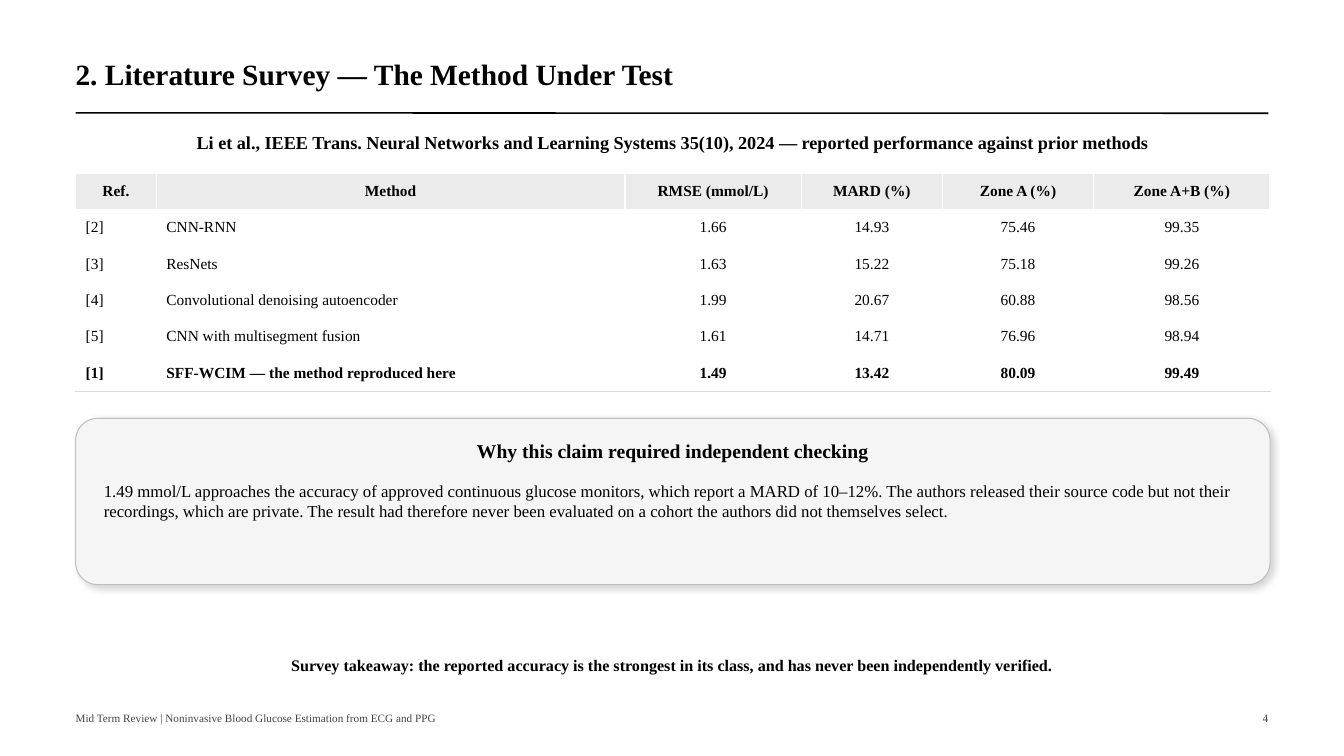
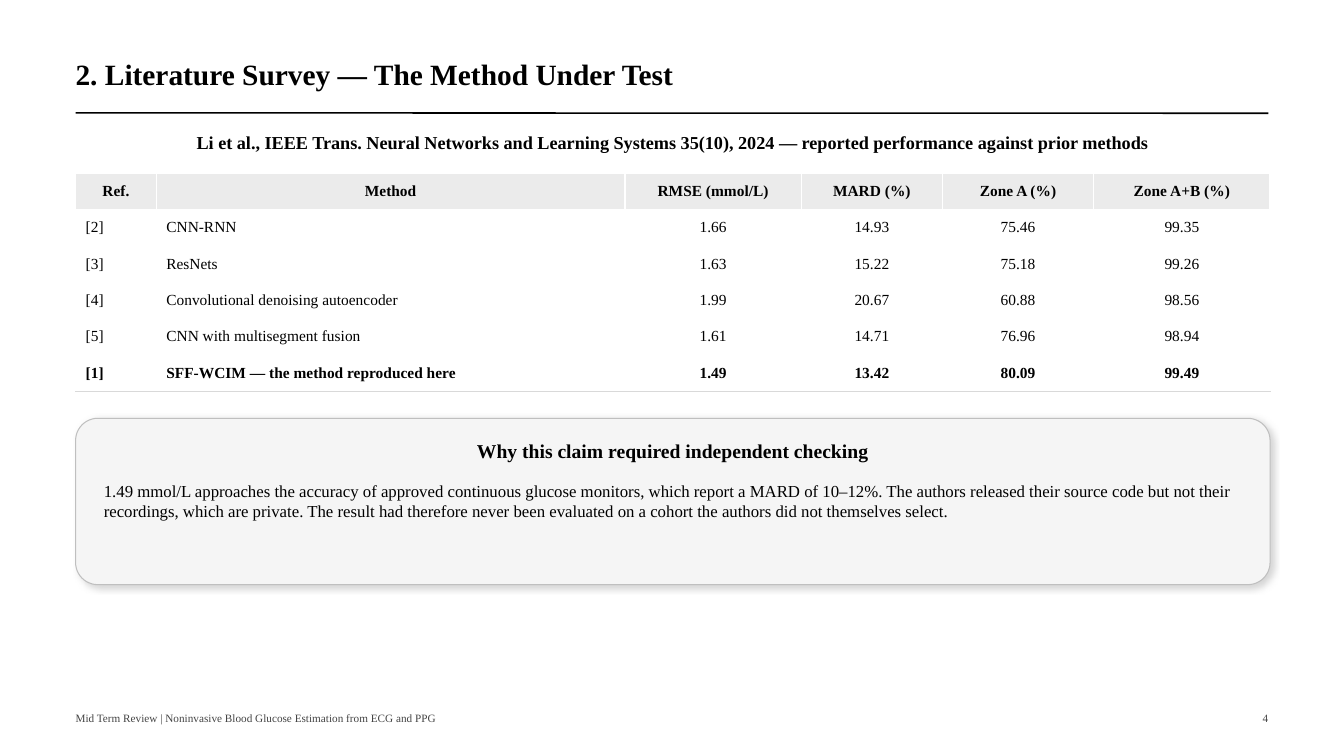
Before and after one commit to navtesh21/btp-project, a slide deck: slide 4 of deck/btp_midterm_review.pptx. Drawn at 1344x756 pixels with LibreOffice and Linux fonts; fonts in the diff are those of the drawing. Boxes give left, top, right and bottom in pixels: in the first picture for what was removed or moved away, otherwise in the second. Text is boxed around its words. In the diff, an @@ line names an element or a change of style, - is before the commit and + after.

```diff
--- a/deck/btp_midterm_review.pptx
+++ b/deck/btp_midterm_review.pptx
@@ text removed at (x1=291, y1=659, x2=1052, y2=675) @@
-Survey takeaway: the reported accuracy is the strongest in its class, and has never been independently verified.
```
Also in this commit, not shown: 11 other slides changed, 2 slides added, 1 slide removed, 2 other files.
